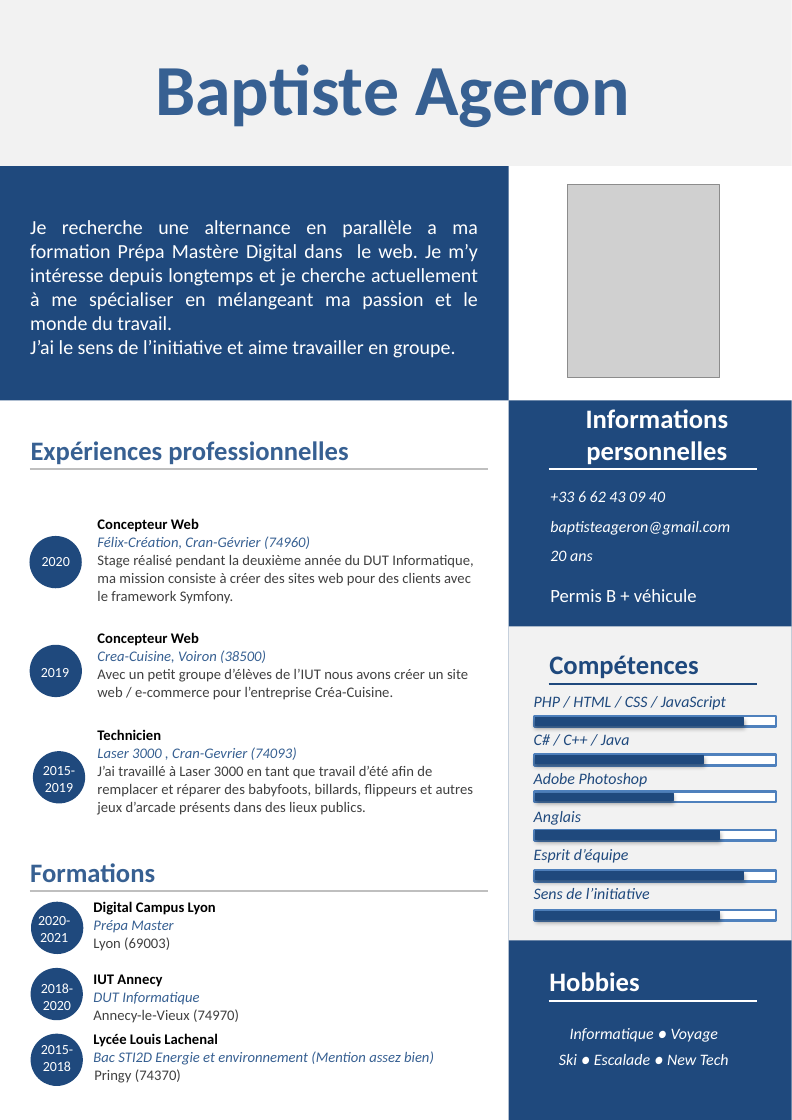
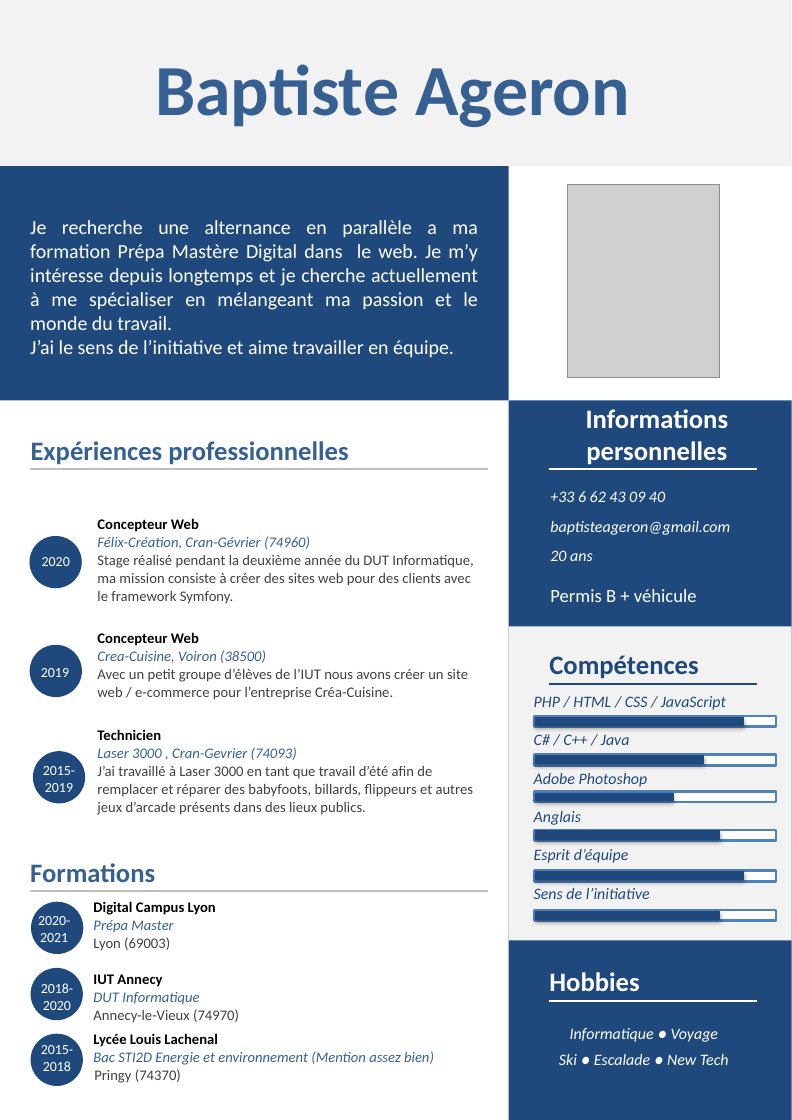
Before and after one commit to garcia-alexandre-pro/BaptisteAg.github.io, a slide deck: slide 1 of cv.pptx. Drawn at 792x1120 pixels with LibreOffice and Linux fonts; fonts in the diff are those of the drawing; grey boxes stand for pictures. Boxes give left, top, right and bottom in pixels: in the first picture for what was removed or moved away, otherwise in the second. Text is boxed around its words. In the diff, an @@ line names an element or a change of style, - is before the commit and + after.

```diff
--- a/cv.pptx
+++ b/cv.pptx
@@ text at bbox=[30, 340, 454, 358]: text changed @@
-J’ai le sens de l’initiative et aime travailler en groupe.
+J’ai le sens de l’initiative et aime travailler en équipe.
```
Also in this commit, not shown: 1 other file.
